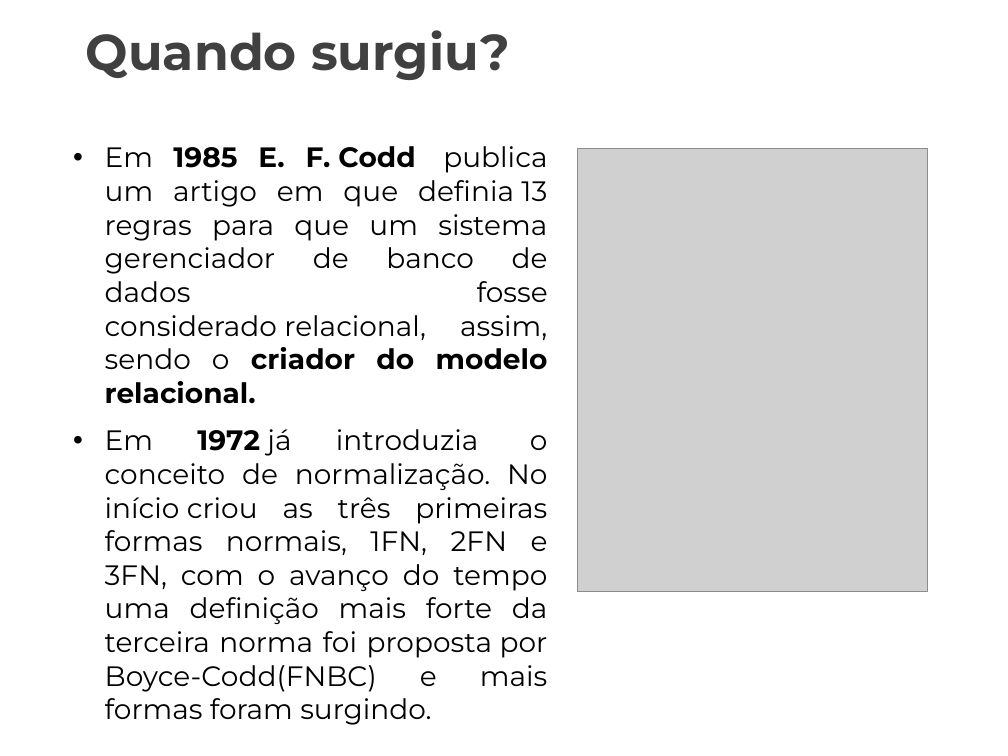
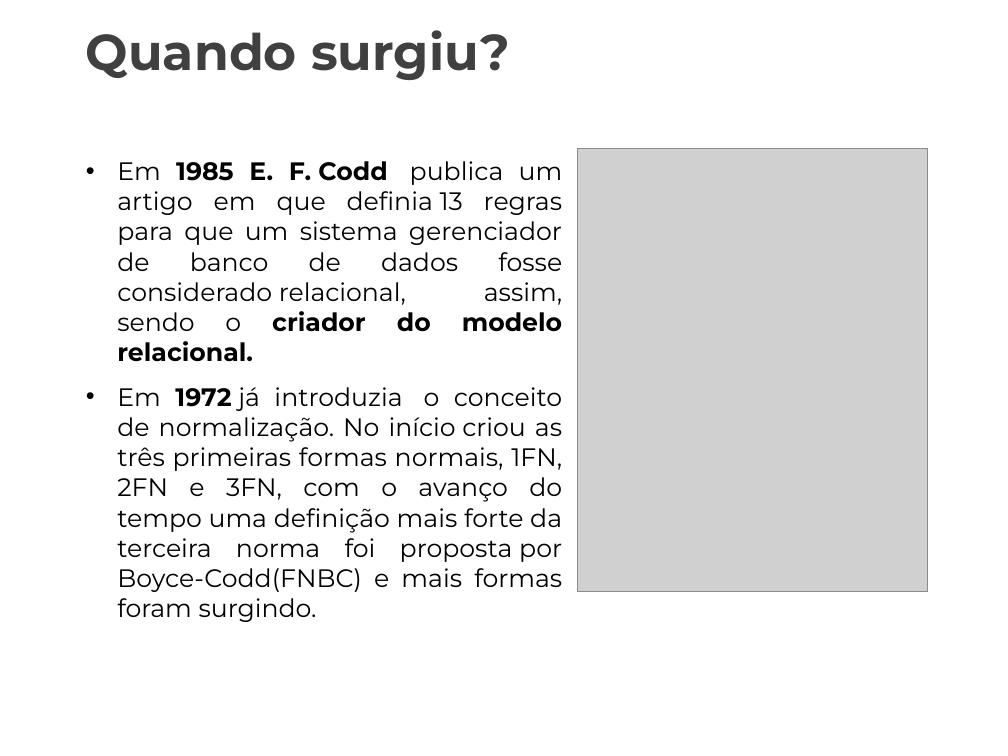
Before and after one commit to Marcaum04/Normalizacao-G2M, a slide deck: slide 4 of Projeto_Normalização/Apresentação_Final/AulaInvertida_Normalizacao.pptx. Drawn at 1008x756 pixels with LibreOffice and Linux fonts; fonts in the diff are those of the drawing; grey boxes stand for pictures; background and template pictures are left out. Boxes give left, top, right and bottom in pixels: in the first picture for what was removed or moved away, otherwise in the second. Text is boxed around its words. In the diff, an @@ line names an element or a change of style, - is before the commit and + after.

```diff
--- a/Projeto_Normalização/Apresentação_Final/AulaInvertida_Normalizacao.pptx
+++ b/Projeto_Normalização/Apresentação_Final/AulaInvertida_Normalizacao.pptx
@@ text "Em 1985 E. F. Codd ..." moved from (x1=105, y1=146, x2=548, y2=725) to (x1=117, y1=161, x2=563, y2=622) @@
@@ text "Em 1985 E. F. Codd ..." at (x1=117, y1=161, x2=563, y2=622): size 20 to 18 pt @@
```
Also in this commit, not shown: 17 other slides changed, 1 slide added, 1 slide removed, 1 other file.
